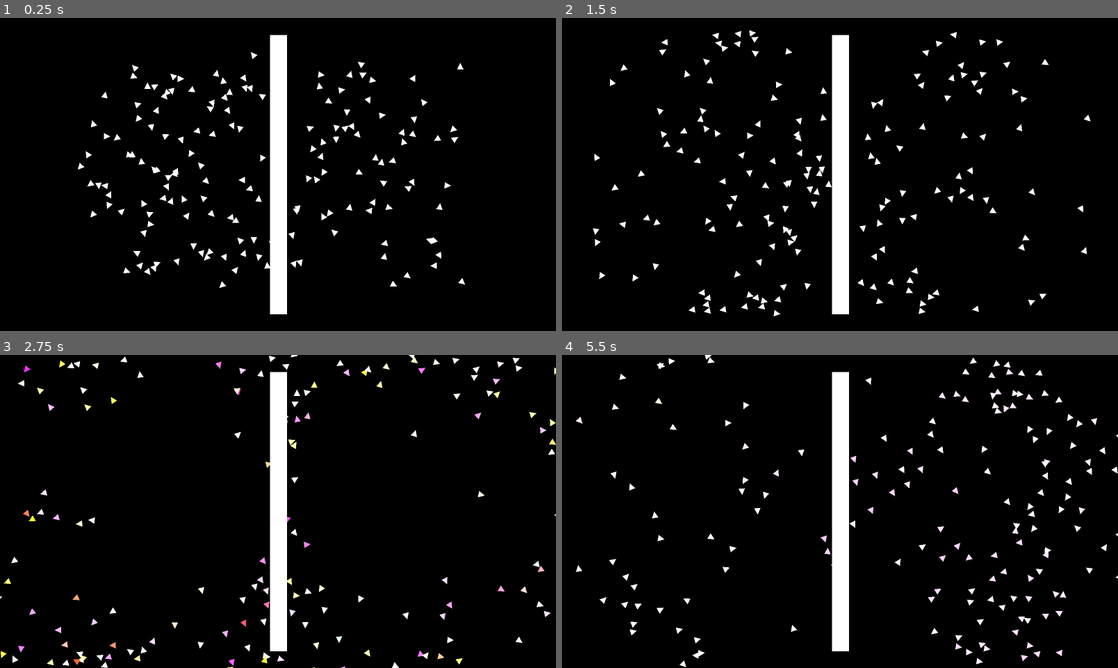
Above: before the commit, frames 1-4 (two rows, left to right).
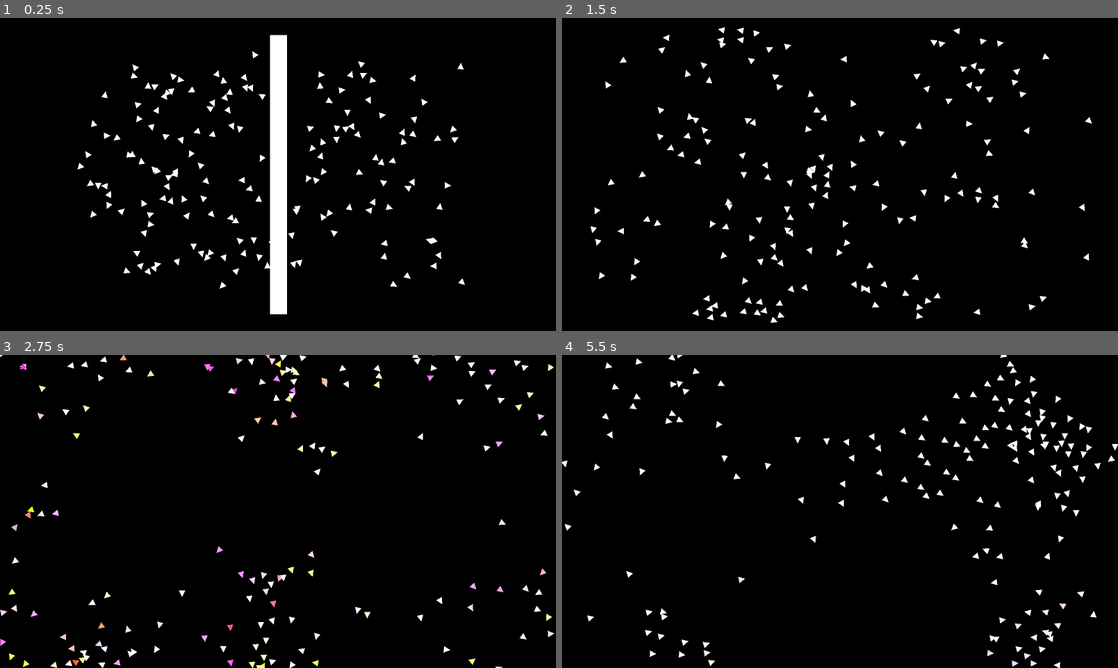
Above: after the commit, the same moments.

Repository: Sub1111/boids
Game: Godot game, scene res://2d/main_2d.tscn
Same seed, same stepped clock (60 frames per second), same inputs: the game is played once before the commit and once after it.
Inputs:
- Up to frame 1 (0.25 s): no input
- Up to frame 2 (1.5 s): tap X (center_area_switch, bound only after the commit) at 0.6 s; tap C (colision_avoidance_switch) at 1.35 s
- Up to frame 3 (2.75 s): tap X (center_area_switch, bound only after the commit) at 1.55, 2.3 s; tap O (color_changing_switch) at 2.1 s
- Up to frame 4 (5.5 s): tap I (color_denependency_switch) at 2.85 s; tap X (center_area_switch, bound only after the commit) at 3.05, 3.8, 4.35, 5.1 s; tap L (light_fisrst_one) at 3.6 s

The runs differ from the first frame. In frame 1, 1.0% of the frame differs, in the area x 13-84%, y 10-87%; in frame 2, 6.7%; in frame 3, 6.6%; in frame 4, 7.2%, in the area x 0-100%, y 0-100%.

Commit message:
prefinal

Diff:
--- a/2d/fish_2d.gd
+++ b/2d/fish_2d.gd
@@ -4,8 +4,8 @@
 var flockmates: Array[Node2D]
 
 var avoidance_strength = 1.0
-var alignment_strength = 0.5
-var cohesion_strength = 2.
+var alignment_strength = 1.0
+var cohesion_strength = 1.0
 
 const max_speed := 10.0
 const min_speed := 3.0
--- a/2d/main_2d.gd
+++ b/2d/main_2d.gd
@@ -4,9 +4,11 @@
 var fish_instance = preload("res://2d/fish_2d.tscn")
 var fish_main_node: Node2D
 var first_fish: Node2D
+var centre: Area2D
 
 func _ready() -> void:
 	fish_main_node = get_child(2)
+	centre = get_child(3).get_child(4)
 	for i in range(fish_amount):
 		var pos: Vector2 = Vector2(randi_range(100, 1820), randi_range(50, 1030))
 		var rot: float = randf_range(0, 360)
@@ -23,3 +25,9 @@
 	if event.is_action_released("light_fisrst_one"):
 		var mesh: MeshInstance2D = first_fish.get_child(1)
 		mesh.modulate = "#ff2c4e"
+	if event.is_action_released("center_area_switch"):
+		if centre.collision_layer == 3:
+			centre.collision_layer = 0
+		else:
+			centre.collision_layer = 3
+		centre.visible = !centre.visible
--- a/project.godot
+++ b/project.godot
@@ -47,3 +47,8 @@
 "events": [Object(InputEventKey,"resource_local_to_scene":false,"resource_name":"","device":-1,"window_id":0,"alt_press …(192 unchanged characters)…
 ]
 }
+center_area_switch={
+"deadzone": 0.5,
+"events": [Object(InputEventKey,"resource_local_to_scene":false,"resource_name":"","device":-1,"window_id":0,"alt_pressed":false,"shift_pressed":false,"ctrl_pressed":false,"meta_pressed":false,"pressed":false,"keycode":0,"physical_keycode":88,"key_label":0,"unicode":120,"location":0,"echo":false,"script":null)
+]
+}
